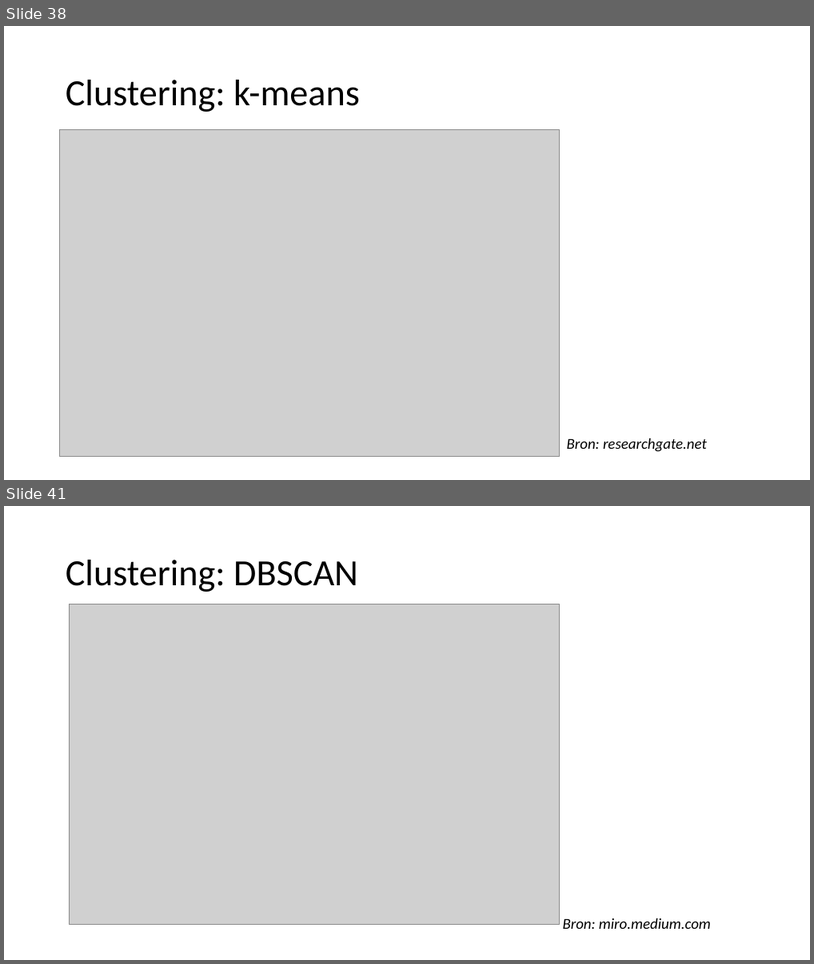
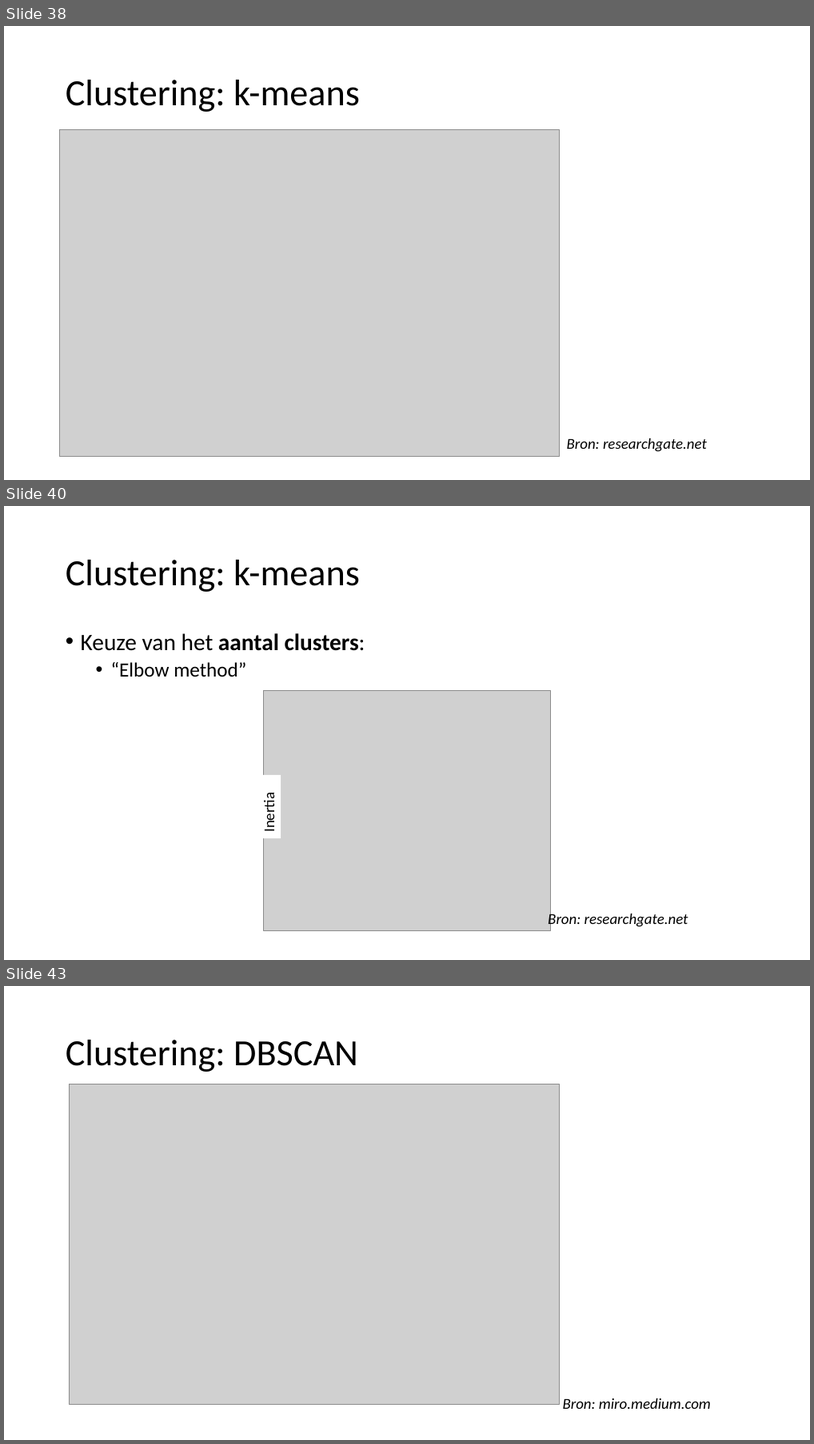
Before and after one commit to hanze-hbo-ict/Machine-Learning, a slide deck: Keynote/6.andere-modellen.pptx. Shown one above the other, each under a label of ours: slides 38 and 41 before the commit, slides 38, 40 and 43 after it; the slides between them are not shown. The pictures are 814x964 and 814x1444 pixels, drawn with LibreOffice and Linux fonts; fonts in the diff are those of the drawing; grey boxes stand for pictures. Boxes give left, top, right and bottom in pixels: in the first picture for what was removed or moved away, otherwise in the second. Text is boxed around its words. In the diff, an @@ line names an element or a change of style, - is before the commit and + after.

```diff
--- a/Keynote/6.andere-modellen.pptx
+++ b/Keynote/6.andere-modellen.pptx
@@ slide 40 added at (4,506,810,960), background #FFFFFF @@
@@ title added at (66,560,360,592), 44 pt, text #000000 @@
+Clustering: k-means
@@ text added at (81,633,366,676), 28 pt, text #000000 @@
+• Keuze van het aantal clusters:
+  • “Elbow method”
@@ picture added at (263,691,551,930) @@
@@ rectangle added at (257,775,281,839), fill #FFFFFF, 18 pt, text #000000 @@
+Inertia
@@ text added at (548,911,689,928), 18 pt, text #000000, italic @@
+Bron: researchgate.net
@@ what was slide 41 is now slide 43 @@
```
Also in this commit, not shown: 3 slides changed, 2 other slides added, 3 other files.
